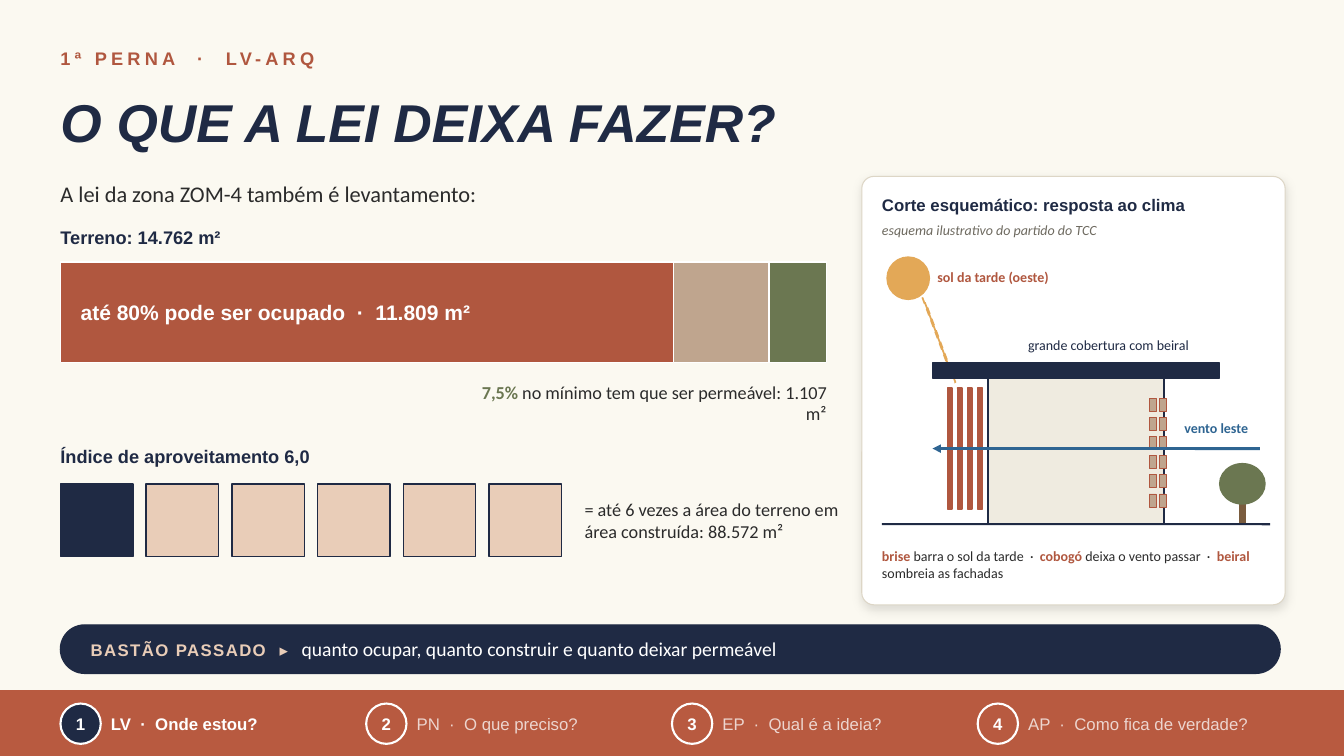
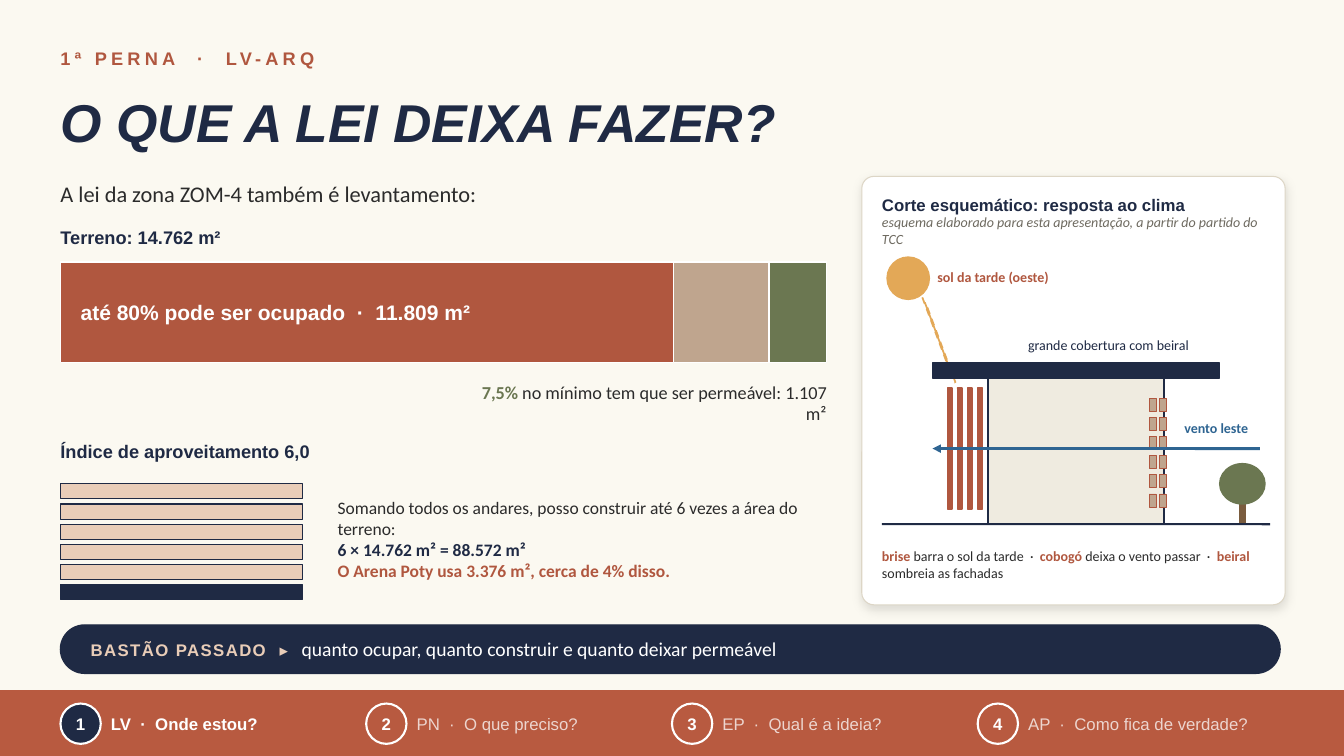
Before and after one commit to arqlais/slide, a slide deck: slide 6 of Claudio_Castro_de_Oliveira_Junior.pptx. Drawn at 1344x756 pixels with LibreOffice and Linux fonts; fonts in the diff are those of the drawing. Boxes give left, top, right and bottom in pixels: in the first picture for what was removed or moved away, otherwise in the second. Text is boxed around its words. In the diff, an @@ line names an element or a change of style, - is before the commit and + after.

```diff
--- a/Claudio_Castro_de_Oliveira_Junior.pptx
+++ b/Claudio_Castro_de_Oliveira_Junior.pptx
@@ text at (882,217,1257,244): text changed @@
-esquema ilustrativo do partido do TCC
+esquema elaborado para esta apresentação, a partir do partido do TCC
@@ text "Índice de aproveitamento 6,0": place and size @@
-text "Índice de aproveitamento 6,0" at (60,449,309,467)
+text "Índice de aproveitamento 6,0" at (60,444,309,462)
@@ outline #1F2A44 1 pt to #1F2A44 0.75 pt in 5 elements at (60,565,302,580), (60,544,302,560), (60,524,302,539), (60,585,302,600), (60,504,302,519) @@
@@ rectangle: place and size @@
-rectangle at (403,484,476,557)
+rectangle at (60,504,302,519)
@@ rectangle added at (60,484,302,499), fill #E9CDB8, outline #1F2A44 0.75 pt @@
@@ text at (338,502,797,580): text changed; size 13 to 12.5 pt @@
-= até 6 vezes a área do terreno em área construída: 88.572 m²
+Somando todos os andares, posso construir até 6 vezes a área do terreno:
+6 × 14.762 m² = 88.572 m²
+O Arena Poty usa 3.376 m², cerca de 4% disso.
@@ rectangle removed at (489,484,562,557) @@
@@ rectangle: place and size @@
-rectangle at (318,484,390,557)
+rectangle at (60,524,302,539)
@@ rectangle: place and size @@
-rectangle at (146,484,219,557)
+rectangle at (60,565,302,580)
@@ rectangle: place and size @@
-rectangle at (232,484,304,557)
+rectangle at (60,544,302,560)
@@ rectangle: place and size @@
-rectangle at (60,484,133,557)
+rectangle at (60,585,302,600)
```
Also in this commit, not shown: 1 other slide changed, 2 other files.
